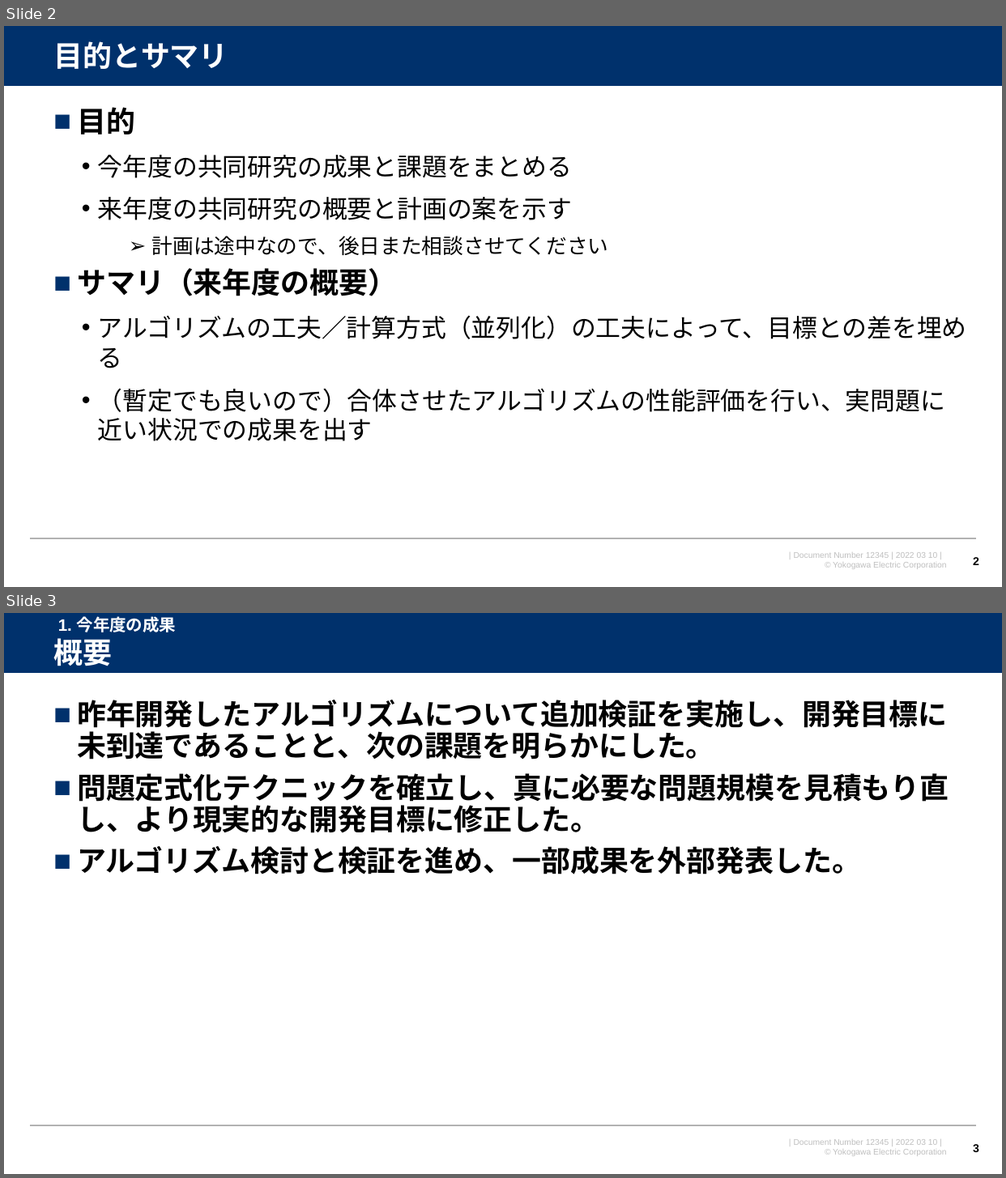
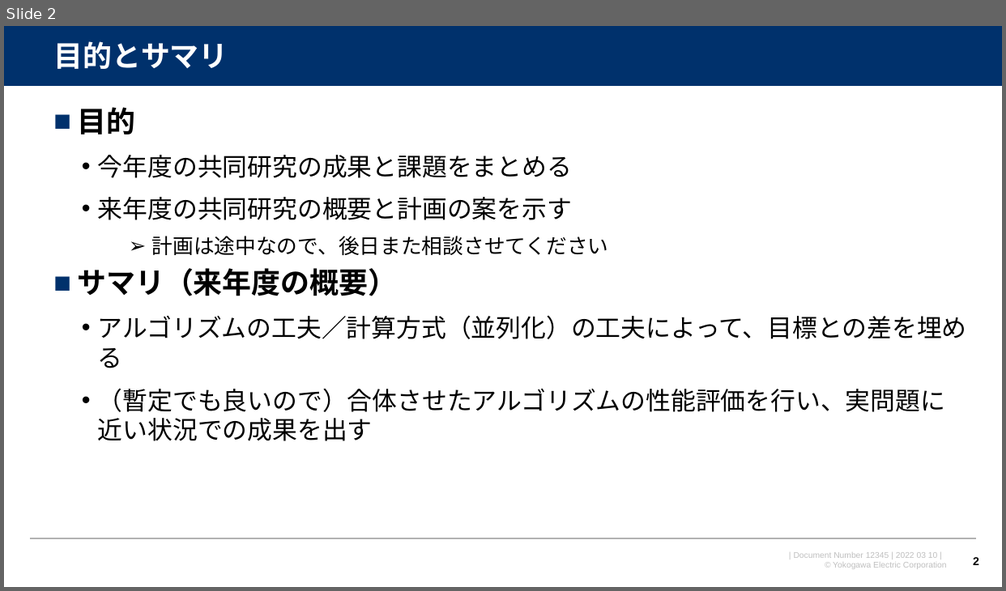
Before and after one commit to watarukumagai-git/opt, a slide deck: MMW/220310_MMW_kumagai_rev.0.pptx. Shown one above the other, each under a label of ours: slides 2 and 3 before the commit, slide 2 after it. The pictures are 1006x1178 and 1006x591 pixels, drawn with LibreOffice and Linux fonts; fonts in the diff are those of the drawing; background and template pictures are left out. Boxes give left, top, right and bottom in pixels: in the first picture for what was removed or moved away, otherwise in the second. Text is boxed around its words. In the diff, an @@ line names an element or a change of style, - is before the commit and + after.

```diff
--- a/MMW/220310_MMW_kumagai_rev.0.pptx
+++ b/MMW/220310_MMW_kumagai_rev.0.pptx
@@ slide 3 removed at bbox=[4, 613, 1002, 1174], background #FFFFFF; not listed: 4 template elements that a slide beside it also shows @@
@@ text removed at bbox=[58, 616, 177, 632] @@
-1. 今年度の成果
@@ title removed at bbox=[53, 638, 112, 666] @@
-概要
@@ text removed at bbox=[77, 700, 948, 875] @@
-■ 昨年開発したアルゴリズムについて追加検証を実施し、開発目標に未到達であることと、次の課題を明らかにした。
-■ 問題定式化テクニックを確立し、真に必要な問題規模を見積もり直し、より現実的な開発目標に修正した。
-■ アルゴリズム検討と検証を進め、一部成果を外部発表した。
@@ page number removed at bbox=[973, 1144, 979, 1152] @@
-3
```
Also in this commit, not shown: 6 slides changed, 10 slides added, 11 other slides removed.
